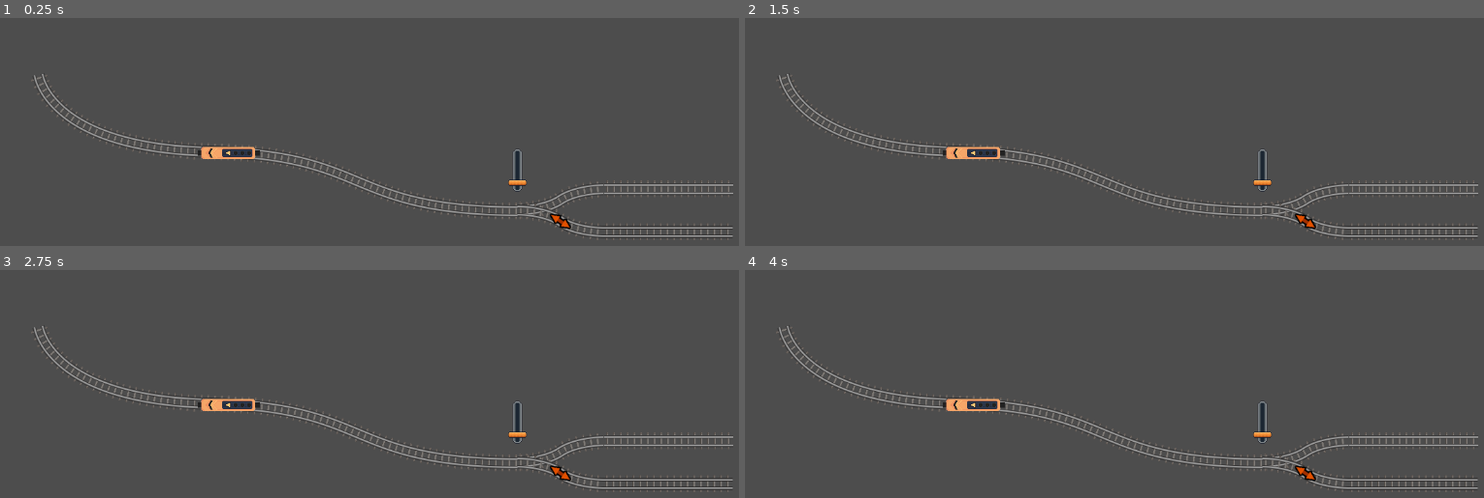
Above: before the commit, frames 1-4 (two rows, left to right).
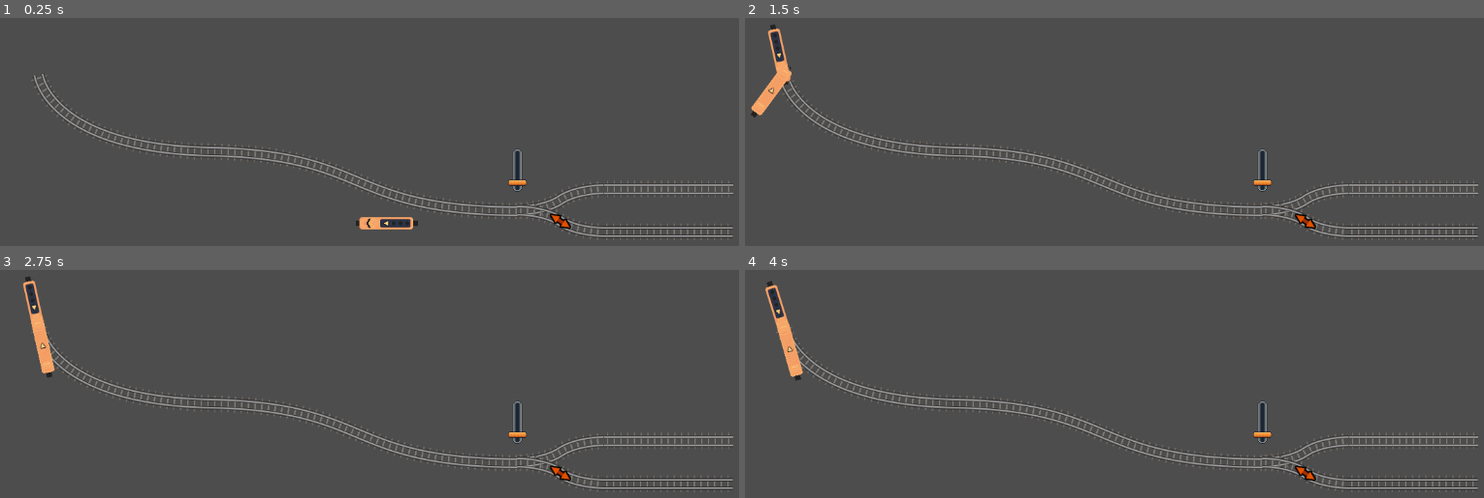
Above: after the commit, the same moments.

Repository: ahartel/trainwaves
Game: Godot game, scene res://GameScenes/game.tscn
Same seed, same stepped clock (60 frames per second), same inputs: the game is played once before the commit and once after it.
Inputs:
- Up to frame 1 (0.25 s): no input
- Up to frame 2 (1.5 s): tap Enter at 0.5 s; hold W (speed_up, bound only after the commit) 0.53-1.28 s; hold X (cut_throttle, bound only after the commit) 0.53-1.28 s; tap ` (set_throttle_0, bound only after the commit) at 0.8, 1.35 s; hold Space (brake, bound only after the commit) from 1.28 s (still down)
- Up to frame 3 (2.75 s): tap 1 (set_throttle_10, bound only after the commit) at 1.55 s; release Space (brake, bound only after the commit) at 2.03 s; hold W (speed_up, bound only after the commit) from 2.03 s (still down); hold 1 (set_throttle_10, bound only after the commit) from 2.03 s (still down); tap 0 (set_throttle_100, bound only after the commit) at 2.3 s
- Up to frame 4 (4 s): tap Enter at 2.75 s; release 1 (set_throttle_10, bound only after the commit) at 2.78 s; tap 0 (set_throttle_100, bound only after the commit) at 2.85 s; tap 2 (set_throttle_20, bound only after the commit) at 3.05 s; release W (speed_up, bound only after the commit) at 3.53 s; hold Space (brake, bound only after the commit) from 3.53 s (still down); hold 2 (set_throttle_20, bound only after the commit) from 3.53 s (still down); tap 3 (set_throttle_30, bound only after the commit) at 3.8 s

The runs differ from the first frame. In frame 1, 0.8% of the frame differs, in the area x 26-57%, y 56-93%; in frame 2, 1.2%, in the area x 0-36%, y 2-62%; in frame 3, 1.1%; in frame 4, 1.1%.

Commit message:
train can drive

Diff:
--- a/GameScenes/game.tscn
+++ b/GameScenes/game.tscn
@@ -1,15 +1,11 @@
-[gd_scene load_steps=7 format=3 uid="uid://povmknhvdddf"]
+[gd_scene load_steps=10 format=3 uid="uid://povmknhvdddf"]
 
+[ext_resource type="Script" uid="uid://br70dt428wdc5" path="res://Scripts/game.gd" id="1_55g6r"]
 [ext_resource type="PackedScene" uid="uid://isd3o7ji1m5j" path="res://Scenes/Track.tscn" id="1_ccbmd"]
 [ext_resource type="PackedScene" uid="uid://jvakchg2s8i4" path="res://Scenes/TrackSwitch.tscn" id="2_858tu"]
+[ext_resource type="PackedScene" uid="uid://bjqtvbefblx2e" path="res://Scenes/TrainVehicle.tscn" id="2_q6okl"]
 [ext_resource type="PackedScene" uid="uid://c2qsc24ng38ir" path="res://Scenes/TrainEngine.tscn" id="3_fimsf"]
-
-[sub_resource type="Curve2D" id="Curve2D_858tu"]
-resource_local_to_scene = true
-_data = {
-"points": PackedVector2Array(0, 0, 0, 0, 0, 0, -242.14874, -4.9586773, 242.14874, 4.9586773, 256, 115, -258.45227, -1.5026295, 258.45227, 1.5026295, 712, 204)
-}
-point_count = 3
+[ext_resource type="PackedScene" uid="uid://dk4kss5yu35xs" path="res://Scenes/components/player_control_component.tscn" id="4_3g60v"]
 
 [sub_resource type="Curve2D" id="Curve2D_fimsf"]
 resource_local_to_scene = true
@@ -25,24 +21,44 @@
 }
 point_count = 2
 
+[sub_resource type="Curve2D" id="Curve2D_858tu"]
+resource_local_to_scene = true
+_data = {
+"points": PackedVector2Array(0, 0, 0, 0, 0, 0, -242.14874, -4.9586773, 242.14874, 4.9586773, 256, 115, -258.45227, -1.5026295, 258.45227, 1.5026295, 712, 204)
+}
+point_count = 3
+
 [node name="Game" type="Node2D"]
+script = ExtResource("1_55g6r")
+train_vehicle_reference = ExtResource("2_q6okl")
 
 [node name="Camera2D" type="Camera2D" parent="."]
-
-[node name="Track" parent="." instance=ExtResource("1_ccbmd")]
-position = Vector2(-500, -222)
-curve = SubResource("Curve2D_858tu")
 
 [node name="TrackSwitch" parent="." instance=ExtResource("2_858tu")]
 position = Vector2(212, -19)
 
-[node name="Track2" parent="." instance=ExtResource("1_ccbmd")]
+[node name="TrainEngine" parent="." instance=ExtResource("3_fimsf")]
+position = Vector2(-13, 0)
+
+[node name="PlayerControlComponent" parent="TrainEngine" instance=ExtResource("4_3g60v")]
+
+[node name="Tracks" type="Node2D" parent="."]
+
+[node name="Track2" parent="Tracks" instance=ExtResource("1_ccbmd")]
 position = Vector2(340, 13)
 curve = SubResource("Curve2D_fimsf")
 
-[node name="Track3" parent="." instance=ExtResource("1_ccbmd")]
+[node name="Track3" parent="Tracks" instance=ExtResource("1_ccbmd")]
 position = Vector2(341, -51)
 curve = SubResource("Curve2D_3g60v")
 
-[node name="TrainEngine" parent="." instance=ExtResource("3_fimsf")]
-position = Vector2(-248, -105)
+[node name="Track" parent="Tracks" instance=ExtResource("1_ccbmd")]
+position = Vector2(-500, -222)
+curve = SubResource("Curve2D_858tu")
+
+[node name="Timer" type="Timer" parent="."]
+wait_time = 0.5
+one_shot = true
+autostart = true
+
+[connection signal="timeout" from="Timer" to="." method="_on_timer_timeout"]
--- /dev/null
+++ b/Scripts/game.gd
@@ -0,0 +1,19 @@
+extends Node2D
+
+@export var car_count = 8
+@export var train_vehicle_reference : PackedScene
+
+@onready var engine : TrainEngine = $TrainEngine
+
+func _setup_train():
+	engine.add_to_track($Tracks/Track)
+
+	var last_car = engine
+	for index in range(car_count):
+		var car = train_vehicle_reference.instantiate()
+		add_child(car)
+		last_car.set_follower_car(car)
+		last_car = car
+
+func _on_timer_timeout() -> void:
+	_setup_train()
--- a/project.godot
+++ b/project.godot
@@ -14,3 +14,97 @@
 run/main_scene="res://GameScenes/game.tscn"
 config/features=PackedStringArray("4.5", "Forward Plus")
 config/icon="res://icon.svg"
+
+[input]
+
+speed_up={
+"deadzone": 0.5,
+"events": [Object(InputEventKey,"resource_local_to_scene":false,"resource_name":"","device":0,"window_id":0,"alt_pressed":false,"shift_pressed":false,"ctrl_pressed":false,"meta_pressed":false,"pressed":false,"keycode":0,"physical_keycode":87,"key_label":0,"unicode":0,"location":0,"echo":false,"script":null)
+]
+}
+slow_down={
+"deadzone": 0.5,
+"events": [Object(InputEventKey,"resource_local_to_scene":false,"resource_name":"","device":0,"window_id":0,"alt_pressed":false,"shift_pressed":false,"ctrl_pressed":false,"meta_pressed":false,"pressed":false,"keycode":0,"physical_keycode":83,"key_label":0,"unicode":0,"location":0,"echo":false,"script":null)
+]
+}
+zoom_out={
+"deadzone": 0.5,
+"events": [Object(InputEventMouseButton,"resource_local_to_scene":false,"resource_name":"","device":0,"window_id":0,"alt_pressed":false,"shift_pressed":false,"ctrl_pressed":false,"meta_pressed":false,"button_mask":0,"position":Vector2(0, 0),"global_position":Vector2(0, 0),"factor":1.0,"button_index":4,"canceled":false,"pressed":false,"double_click":false,"script":null)
+]
+}
+zoom_in={
+"deadzone": 0.5,
+"events": [Object(InputEventMouseButton,"resource_local_to_scene":false,"resource_name":"","device":0,"window_id":0,"alt_pressed":false,"shift_pressed":false,"ctrl_pressed":false,"meta_pressed":false,"button_mask":0,"position":Vector2(0, 0),"global_position":Vector2(0, 0),"factor":1.0,"button_index":5,"canceled":false,"pressed":false,"double_click":false,"script":null)
+]
+}
+cut_throttle={
+"deadzone": 0.5,
+"events": [Object(InputEventKey,"resource_local_to_scene":false,"resource_name":"","device":0,"window_id":0,"alt_pressed":false,"shift_pressed":false,"ctrl_pressed":false,"meta_pressed":false,"pressed":false,"keycode":0,"physical_keycode":88,"key_label":0,"unicode":0,"location":0,"echo":false,"script":null)
+]
+}
+brake={
+"deadzone": 0.5,
+"events": [Object(InputEventKey,"resource_local_to_scene":false,"resource_name":"","device":0,"window_id":0,"alt_pressed":false,"shift_pressed":false,"ctrl_pressed":false,"meta_pressed":false,"pressed":false,"keycode":0,"physical_keycode":32,"key_label":0,"unicode":0,"location":0,"echo":false,"script":null)
+]
+}
+pan={
+"deadzone": 0.5,
+"events": [Object(InputEventMouseButton,"resource_local_to_scene":false,"resource_name":"","device":0,"window_id":0,"alt_pressed":false,"shift_pressed":false,"ctrl_pressed":false,"meta_pressed":false,"button_mask":0,"position":Vector2(0, 0),"global_position":Vector2(0, 0),"factor":1.0,"button_index":3,"canceled":false,"pressed":false,"double_click":false,"script":null)
+, Object(InputEventMouseButton,"resource_local_to_scene":false,"resource_name":"","device":0,"window_id":0,"alt_pressed":false,"shift_pressed":false,"ctrl_pressed":false,"meta_pressed":false,"button_mask":0,"position":Vector2(0, 0),"global_position":Vector2(0, 0),"factor":1.0,"button_index":2,"canceled":false,"pressed":false,"double_click":false,"script":null)
+]
+}
+set_throttle_10={
+"deadzone": 0.5,
+"events": [Object(InputEventKey,"resource_local_to_scene":false,"resource_name":"","device":-1,"window_id":0,"alt_pressed":false,"shift_pressed":false,"ctrl_pressed":false,"meta_pressed":false,"pressed":false,"keycode":0,"physical_keycode":49,"key_label":0,"unicode":49,"location":0,"echo":false,"script":null)
+]
+}
+set_throttle_20={
+"deadzone": 0.5,
+"events": [Object(InputEventKey,"resource_local_to_scene":false,"resource_name":"","device":-1,"window_id":0,"alt_pressed":false,"shift_pressed":false,"ctrl_pressed":false,"meta_pressed":false,"pressed":false,"keycode":0,"physical_keycode":50,"key_label":0,"unicode":50,"location":0,"echo":false,"script":null)
+]
+}
+set_throttle_30={
+"deadzone": 0.5,
+"events": [Object(InputEventKey,"resource_local_to_scene":false,"resource_name":"","device":-1,"window_id":0,"alt_pressed":false,"shift_pressed":false,"ctrl_pressed":false,"meta_pressed":false,"pressed":false,"keycode":0,"physical_keycode":51,"key_label":0,"unicode":51,"location":0,"echo":false,"script":null)
+]
+}
+set_throttle_40={
+"deadzone": 0.5,
+"events": [Object(InputEventKey,"resource_local_to_scene":false,"resource_name":"","device":-1,"window_id":0,"alt_pressed":false,"shift_pressed":false,"ctrl_pressed":false,"meta_pressed":false,"pressed":false,"keycode":0,"physical_keycode":52,"key_label":0,"unicode":52,"location":0,"echo":false,"script":null)
+]
+}
+set_throttle_50={
+"deadzone": 0.5,
+"events": [Object(InputEventKey,"resource_local_to_scene":false,"resource_name":"","device":-1,"window_id":0,"alt_pressed":false,"shift_pressed":false,"ctrl_pressed":false,"meta_pressed":false,"pressed":false,"keycode":0,"physical_keycode":53,"key_label":0,"unicode":53,"location":0,"echo":false,"script":null)
+]
+}
+set_throttle_60={
+"deadzone": 0.5,
+"events": [Object(InputEventKey,"resource_local_to_scene":false,"resource_name":"","device":-1,"window_id":0,"alt_pressed":false,"shift_pressed":false,"ctrl_pressed":false,"meta_pressed":false,"pressed":false,"keycode":0,"physical_keycode":54,"key_label":0,"unicode":54,"location":0,"echo":false,"script":null)
+]
+}
+set_throttle_70={
+"deadzone": 0.5,
+"events": [Object(InputEventKey,"resource_local_to_scene":false,"resource_name":"","device":-1,"window_id":0,"alt_pressed":false,"shift_pressed":false,"ctrl_pressed":false,"meta_pressed":false,"pressed":false,"keycode":0,"physical_keycode":55,"key_label":0,"unicode":55,"location":0,"echo":false,"script":null)
+]
+}
+set_throttle_80={
+"deadzone": 0.5,
+"events": [Object(InputEventKey,"resource_local_to_scene":false,"resource_name":"","device":-1,"window_id":0,"alt_pressed":false,"shift_pressed":false,"ctrl_pressed":false,"meta_pressed":false,"pressed":false,"keycode":0,"physical_keycode":56,"key_label":0,"unicode":56,"location":0,"echo":false,"script":null)
+]
+}
+set_throttle_90={
+"deadzone": 0.5,
+"events": [Object(InputEventKey,"resource_local_to_scene":false,"resource_name":"","device":-1,"window_id":0,"alt_pressed":false,"shift_pressed":false,"ctrl_pressed":false,"meta_pressed":false,"pressed":false,"keycode":0,"physical_keycode":57,"key_label":0,"unicode":57,"location":0,"echo":false,"script":null)
+]
+}
+set_throttle_100={
+"deadzone": 0.5,
+"events": [Object(InputEventKey,"resource_local_to_scene":false,"resource_name":"","device":-1,"window_id":0,"alt_pressed":false,"shift_pressed":false,"ctrl_pressed":false,"meta_pressed":false,"pressed":false,"keycode":0,"physical_keycode":48,"key_label":0,"unicode":48,"location":0,"echo":false,"script":null)
+]
+}
+set_throttle_0={
+"deadzone": 0.5,
+"events": [Object(InputEventKey,"resource_local_to_scene":false,"resource_name":"","device":-1,"window_id":0,"alt_pressed":false,"shift_pressed":false,"ctrl_pressed":false,"meta_pressed":false,"pressed":false,"keycode":0,"physical_keycode":96,"key_label":0,"unicode":96,"location":0,"echo":false,"script":null)
+]
+}
Not shown, added: Scripts/game.gd.uid
Not shown, added: README.md
